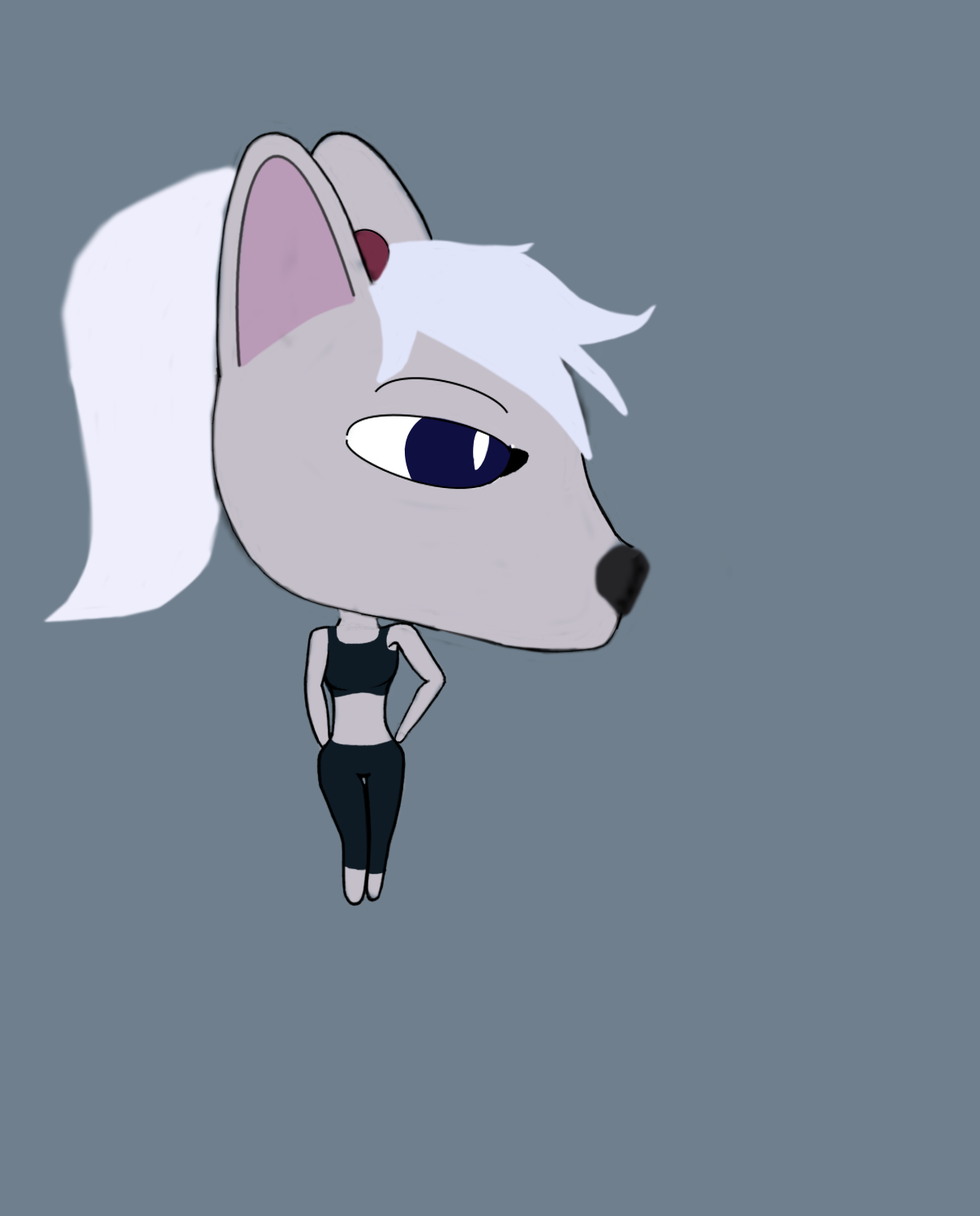
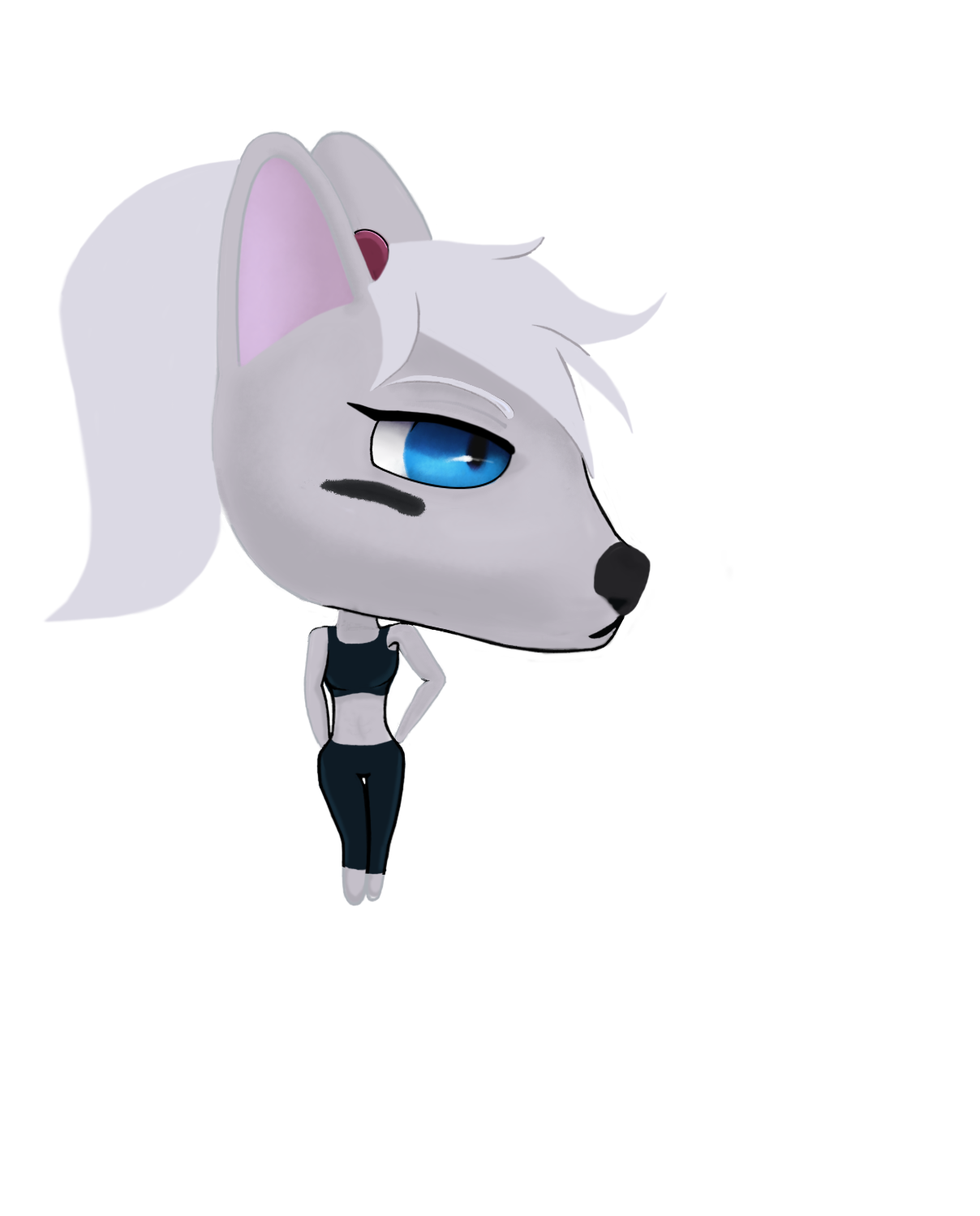
Layered file, before and after one edit (980x1216). Changes by layer:
painted on "HAIR?" over box(41, 158, 669, 625)
painted on "LINES" over box(200, 118, 648, 908)
painted on "CLOTHES" over box(318, 651, 404, 875)
added layer "EYE BLACK" above "nose" over box(297, 475, 428, 519)
painted on "nose" over box(591, 540, 653, 620)
painted on "BERET" over box(353, 228, 391, 266)
painted on "BASE" over box(205, 129, 626, 906)
removed layer "IRIS" over box(402, 410, 513, 490)
added layer "iris2 #1" above "PUPIL" over box(441, 454, 495, 464)
added layer "PUPIL" above "iris2" over box(462, 428, 495, 477)
added layer "iris2" above "iris" over box(385, 406, 526, 511)
added layer "iris" above "Eye" over box(398, 412, 513, 491)
painted on "Eye" over box(358, 414, 424, 469)
painted on "ear" over box(209, 133, 369, 399)
added layer "cleo_temp.png" above "sayori_dark.png copy #1" over box(12, 107, 734, 931)
hid "Background", painted on it over box(0, 0, 980, 1216)
